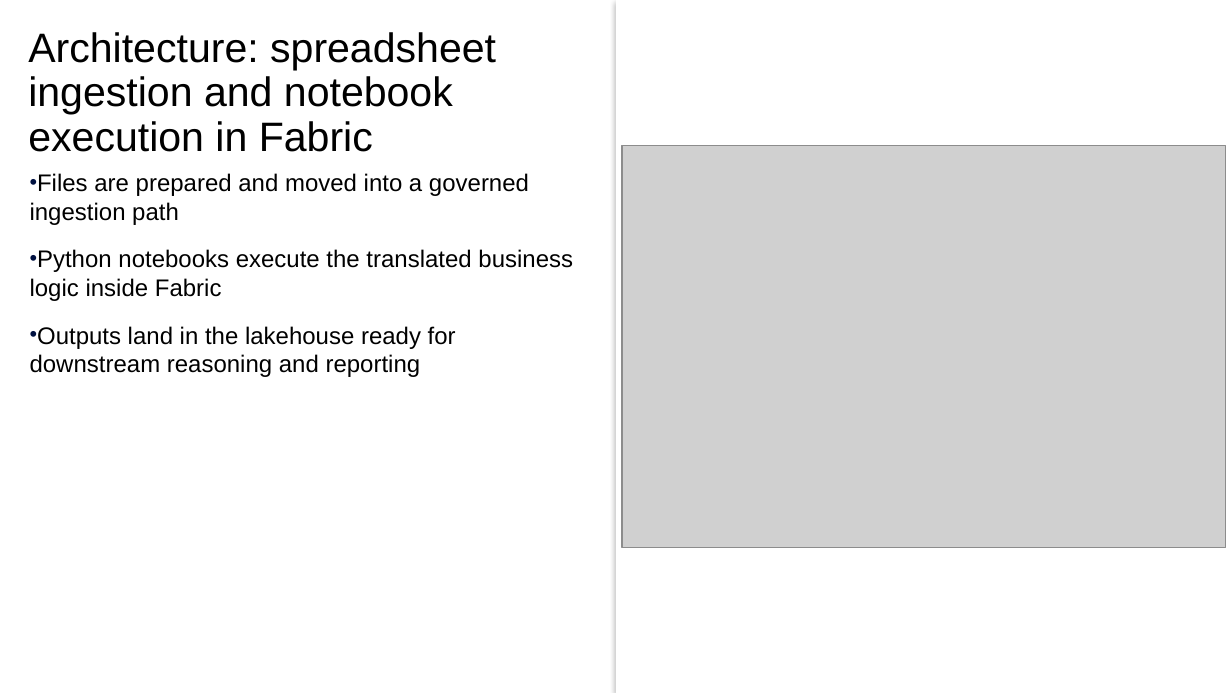
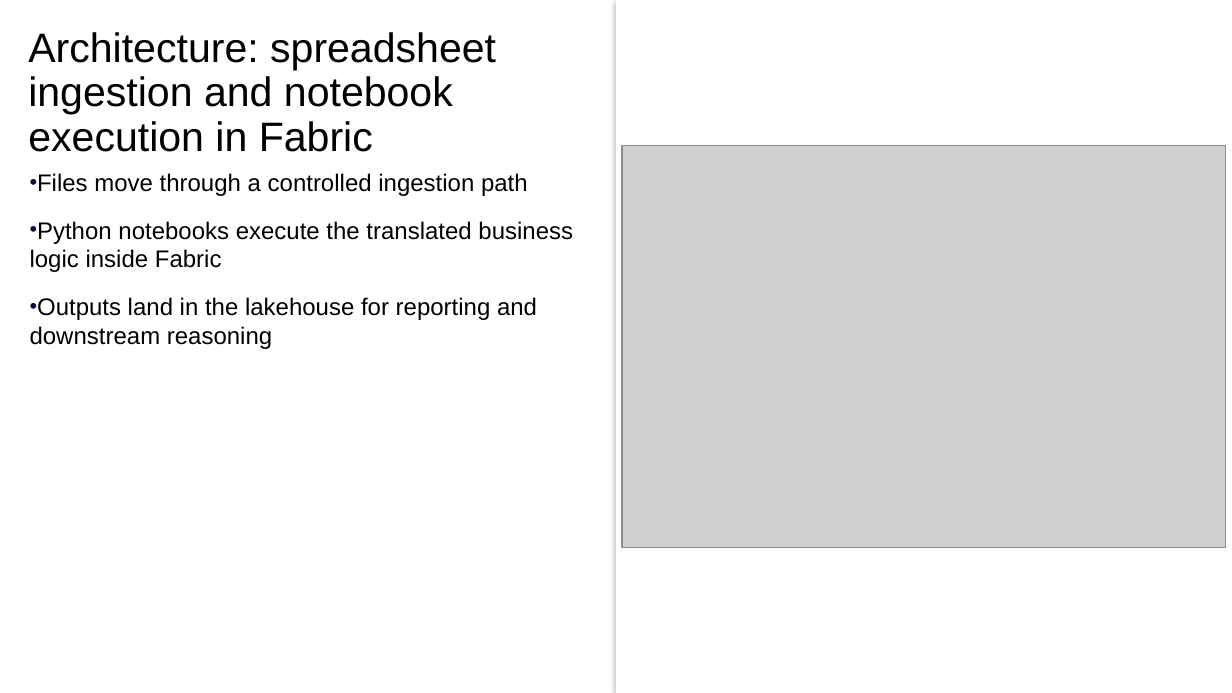
Before and after one commit to davidrrowley/PowerPointAutoGen, a slide deck: slide 6 of scripts/PowerPoint Slide Inventory Script/ibm_yaml_test_v6.pptx. Drawn at 1232x693 pixels with LibreOffice and Linux fonts; fonts in the diff are those of the drawing; grey boxes stand for pictures. Boxes give left, top, right and bottom in pixels: in the first picture for what was removed or moved away, otherwise in the second. Text is boxed around its words. In the diff, an @@ line names an element or a change of style, - is before the commit and + after.

```diff
--- a/scripts/PowerPoint Slide Inventory Script/ibm_yaml_test_v6.pptx
+++ b/scripts/PowerPoint Slide Inventory Script/ibm_yaml_test_v6.pptx
@@ text at (x1=37, y1=173, x2=528, y2=196): text changed @@
-• Files are prepared and moved into a governed ingestion path
+• Files move through a controlled ingestion path
@@ text at (x1=30, y1=297, x2=537, y2=349): text changed @@
-• Outputs land in the lakehouse ready for downstream reasoning and reporting
+• Outputs land in the lakehouse for reporting and downstream reasoning
```
Also in this commit, not shown: 7 other slides changed, 2 other files.
